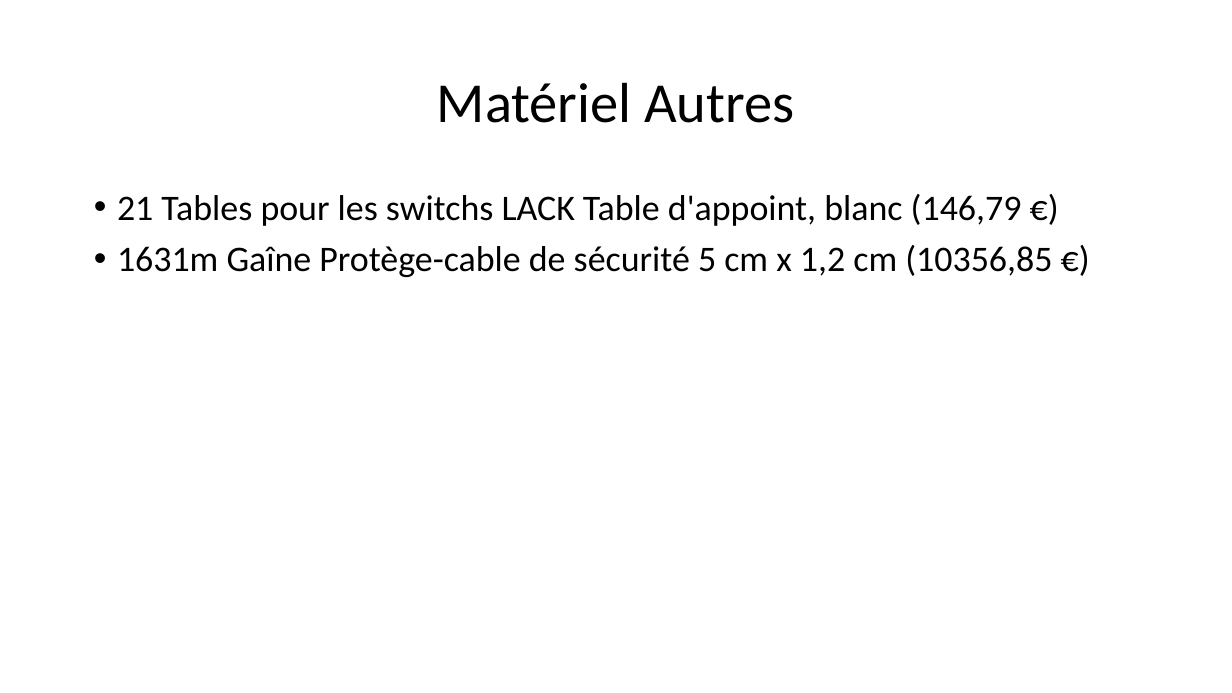
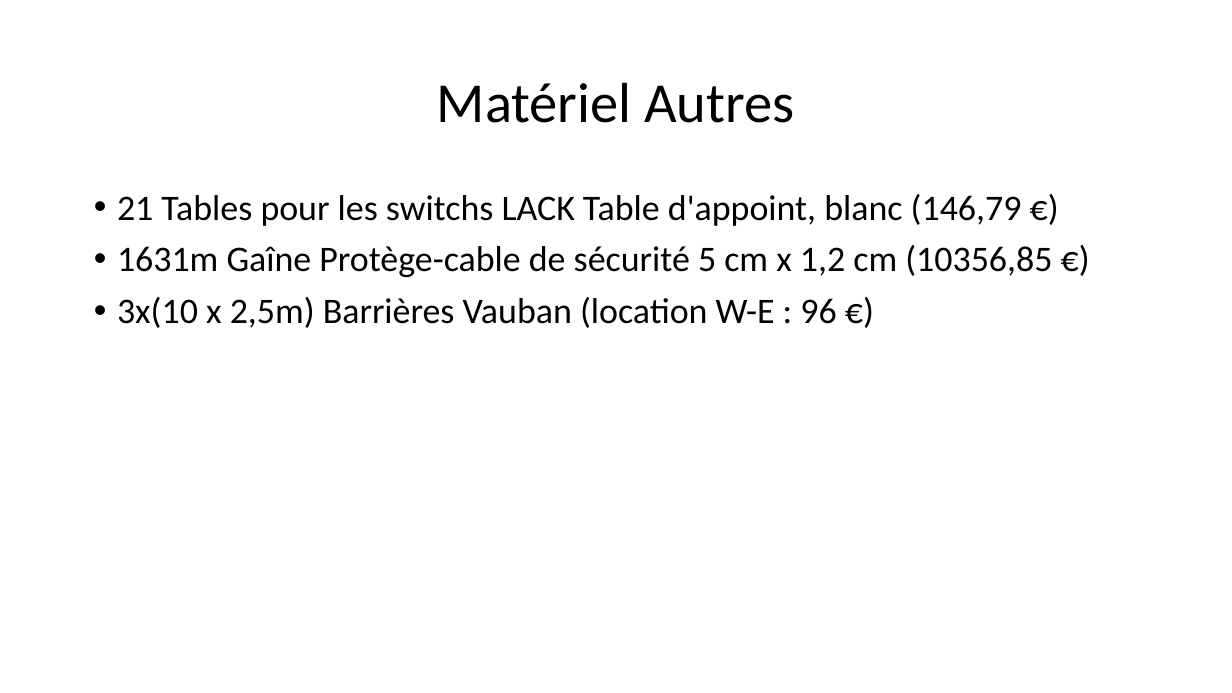
Before and after one commit to Exia-Jellyfish/UE-2-Ces-Esport-GRP1, a slide deck: slide 5 of Projet_Réseau/Projet 2.pptx. Drawn at 1232x693 pixels with LibreOffice and Linux fonts; fonts in the diff are those of the drawing. Boxes give left, top, right and bottom in pixels: in the first picture for what was removed or moved away, otherwise in the second. Text is boxed around its words. In the diff, an @@ line names an element or a change of style, - is before the commit and + after.

Commit message:
Continuation des aménagements matériels

```diff
--- a/Projet_Réseau/Projet 2.pptx
+++ b/Projet_Réseau/Projet 2.pptx
@@ text at (x1=117, y1=297, x2=836, y2=328): paragraph added @@
+• 3x(10 x 2,5m) Barrières Vauban (location W-E : 96 €)
```
Also in this commit, not shown: 4 other slides changed, 1 slide removed, 2 other files.
